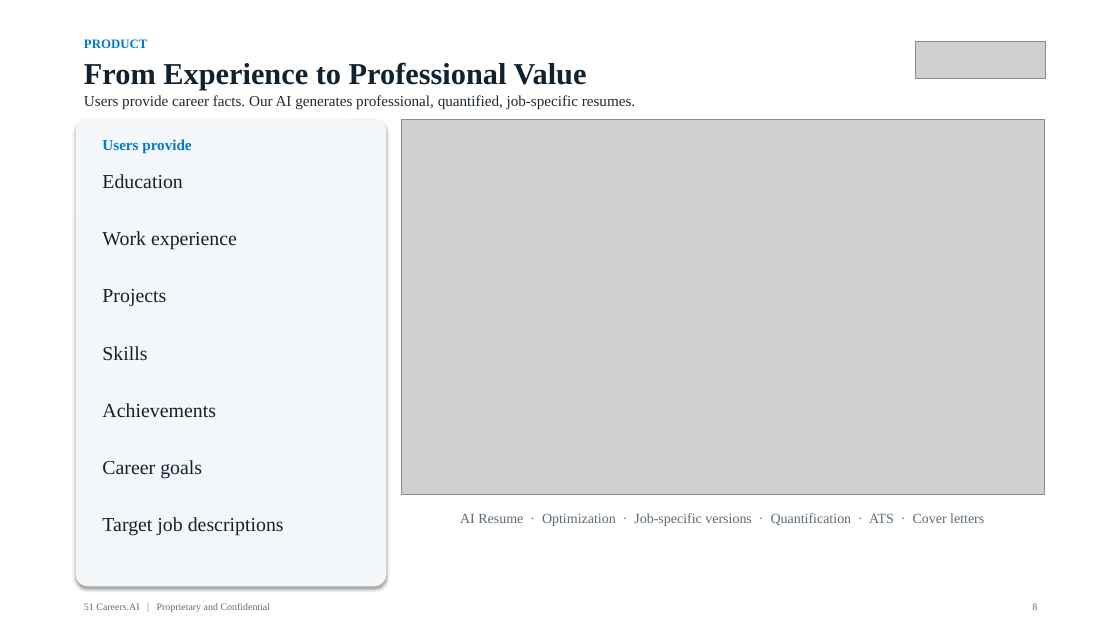
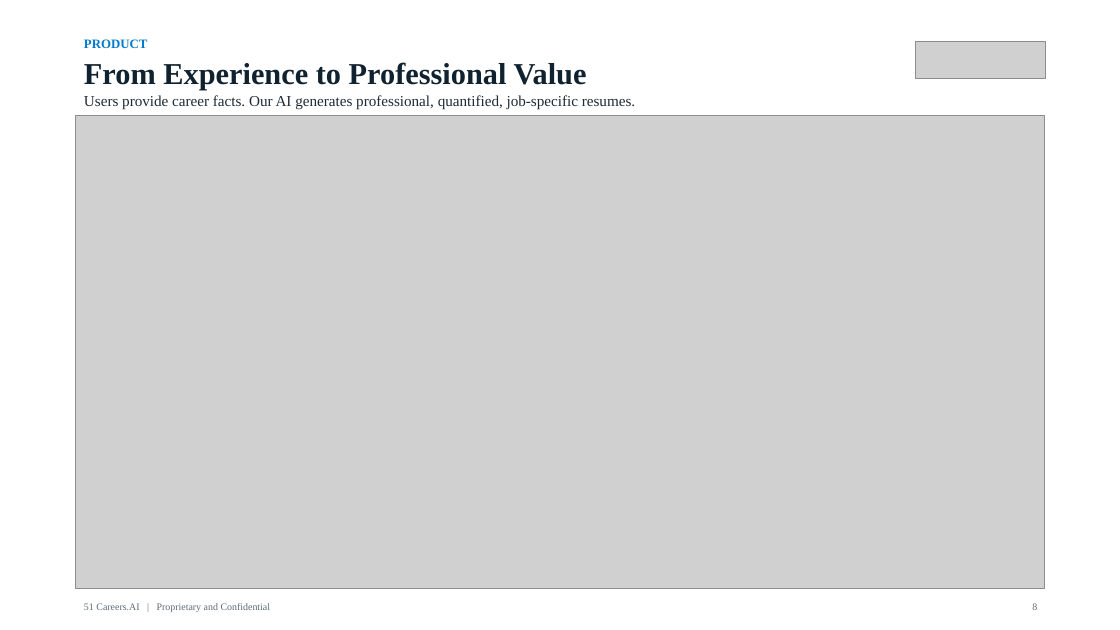
Before and after one commit to anthonyleedu/anthonyleedu, a slide deck: slide 8 of 51careers.ai Presentation_updated.pptx. Drawn at 1120x630 pixels with LibreOffice and Linux fonts; fonts in the diff are those of the drawing; grey boxes stand for pictures; background and template pictures are left out. Boxes give left, top, right and bottom in pixels: in the first picture for what was removed or moved away, otherwise in the second. Text is boxed around its words. In the diff, an @@ line names an element or a change of style, - is before the commit and + after.

```diff
--- a/51careers.ai Presentation_updated.pptx
+++ b/51careers.ai Presentation_updated.pptx
@@ picture: place and size @@
-picture at [402, 119, 1044, 494]
+picture at [76, 116, 1044, 588]
@@ rounded rectangle removed at [76, 119, 386, 586] @@
@@ text removed at [102, 139, 191, 154] @@
-Users provide
@@ text removed at [102, 174, 182, 189] @@
-Education
@@ text removed at [102, 231, 237, 250] @@
-Work experience
@@ text removed at [102, 289, 166, 307] @@
-Projects
@@ text removed at [102, 346, 147, 361] @@
-Skills
@@ text removed at [102, 403, 216, 418] @@
-Achievements
@@ text removed at [102, 460, 202, 479] @@
-Career goals
@@ text removed at [102, 517, 284, 536] @@
-Target job descriptions
@@ text removed at [460, 513, 984, 526] @@
-AI Resume · Optimization · Job-specific versions · Quantification · ATS · Cover letters
```
Also in this commit, not shown: 2 other slides changed, 5 other files.
